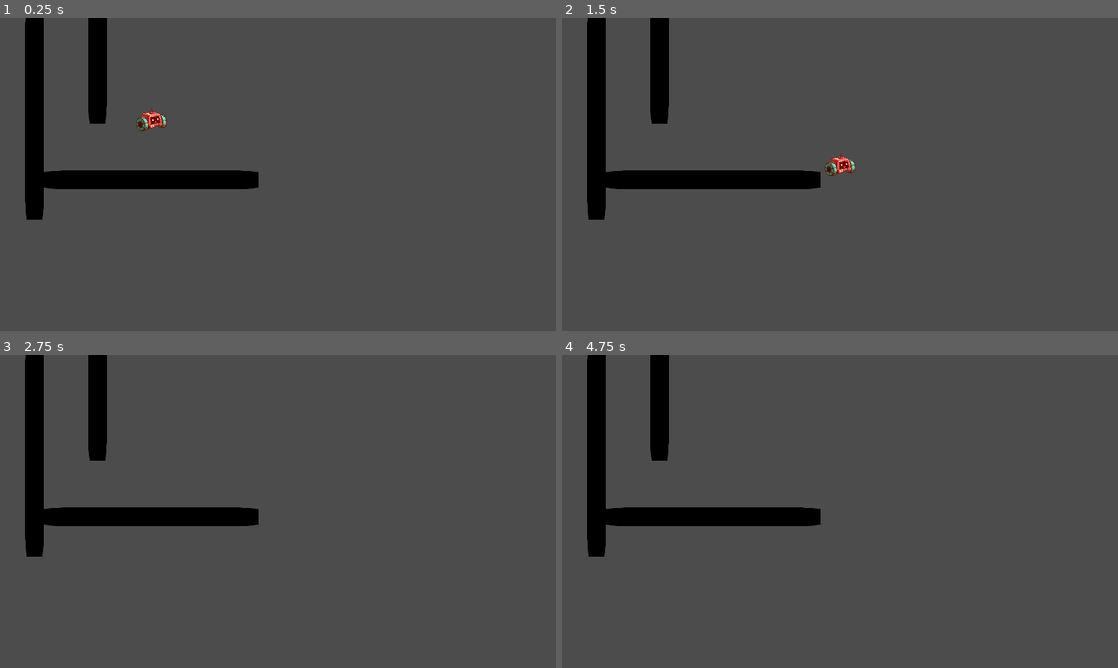
Above: before the commit, frames 1-4 (two rows, left to right).
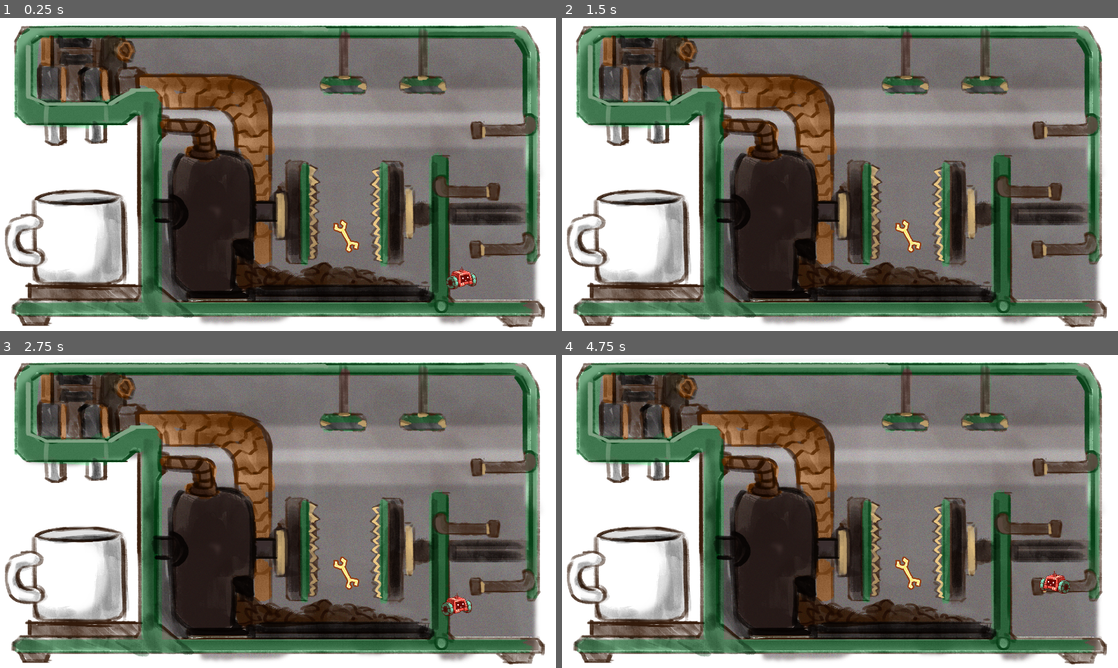
Above: after the commit, the same moments.

Repository: davifoox/coffee-break
Game: Godot game, scene res://scenes/Main.tscn
Same seed, same stepped clock (60 frames per second), same inputs: the game is played once before the commit and once after it. The engine's default icon, where the game draws it, is replaced by a stand-in: a white triangle on a blue panel in a dark square. Sound files missing from this copy of the repository are replaced by a short silence.
Inputs:
- Up to frame 1 (0.25 s): no input
- Up to frame 2 (1.5 s): hold Right (right) from 0.53 s (still down); tap Up (jump) at 0.77 s
- Up to frame 3 (2.75 s): tap Up (jump) at 1.52 s; release Right (right) at 2.03 s; hold Left (left) from 2.03 s (still down)
- Up to frame 4 (4.75 s): release Left (left) at 2.78 s; hold Right (right) 2.78-4.28 s; tap Up (jump) at 3.02, 3.77, 4.52 s; hold Left (left) from 4.28 s (still down)

The runs differ from the first frame. In frame 1, 95% of the frame differs, in the area x 0-100%, y 0-100%; in frame 2, 95%; in frame 3, 95%; in frame 4, 95%.

Commit message:
Add collisions

Diff:
--- a/CoffeeBreak/project.godot
+++ b/CoffeeBreak/project.godot
@@ -23,6 +23,7 @@
 
 window/size/width=1920
 window/size/height=1080
+window/size/fullscreen=true
 window/stretch/mode="2d"
 window/stretch/aspect="keep"
 
--- a/CoffeeBreak/scenes/Main.tscn
+++ b/CoffeeBreak/scenes/Main.tscn
@@ -1,53 +1,71 @@
-[gd_scene load_steps=4 format=2]
+[gd_scene load_steps=10 format=2]
 
 [ext_resource path="res://scenes/Player.tscn" type="PackedScene" id=1]
-[ext_resource path="res://icon.png" type="Texture" id=2]
+[ext_resource path="res://sprites/coffee_machine01.png" type="Texture" id=3]
 
 [sub_resource type="RectangleShape2D" id=1]
-extents = Vector2( 395.024, 36.9119 )
+extents = Vector2( 902.47, 19.3541 )
+
+[sub_resource type="RectangleShape2D" id=2]
+extents = Vector2( 29.4952, 257.153 )
+
+[sub_resource type="RectangleShape2D" id=3]
+extents = Vector2( 18.1154, 424.783 )
+
+[sub_resource type="RectangleShape2D" id=4]
+extents = Vector2( 893.556, 17.117 )
+
+[sub_resource type="RectangleShape2D" id=5]
+extents = Vector2( 23.4063, 164.539 )
+
+[sub_resource type="RectangleShape2D" id=6]
+extents = Vector2( 164.576, 32.9462 )
+
+[sub_resource type="RectangleShape2D" id=7]
+extents = Vector2( 35.3752, 397.109 )
 
 [node name="Main" type="Node"]
 
 [node name="Player" parent="." instance=ExtResource( 1 )]
-position = Vector2( 523.186, 267.097 )
+position = Vector2( 1593.77, 813.247 )
 
-[node name="StaticBody2D" type="StaticBody2D" parent="."]
-position = Vector2( 183.907, 536.371 )
+[node name="Walls" type="StaticBody2D" parent="."]
+position = Vector2( 960, 1001.57 )
+__meta__ = {
+"_edit_lock_": true
+}
 
-[node name="CollisionShape2D" type="CollisionShape2D" parent="StaticBody2D"]
-position = Vector2( 331.217, 27.075 )
+[node name="CollisionShape2D1" type="CollisionShape2D" parent="Walls"]
 shape = SubResource( 1 )
 
-[node name="Sprite" type="Sprite" parent="StaticBody2D"]
-modulate = Color( 0, 0, 0, 1 )
-position = Vector2( 337.986, 22.3304 )
-scale = Vector2( 11.5621, 1.01033 )
-texture = ExtResource( 2 )
+[node name="CollisionShape2D2" type="CollisionShape2D" parent="Walls"]
+position = Vector2( 559.455, -267.17 )
+shape = SubResource( 2 )
 
-[node name="StaticBody2D3" type="StaticBody2D" parent="."]
-position = Vector2( 314.181, 332.609 )
-rotation = -1.5708
+[node name="CollisionShape2D3" type="CollisionShape2D" parent="Walls"]
+position = Vector2( 881.035, -577.14 )
+shape = SubResource( 3 )
 
-[node name="CollisionShape2D" type="CollisionShape2D" parent="StaticBody2D3"]
-position = Vector2( 331.217, 27.075 )
-shape = SubResource( 1 )
+[node name="CollisionShape2D4" type="CollisionShape2D" parent="Walls"]
+position = Vector2( -11.3876, -950.591 )
+shape = SubResource( 4 )
 
-[node name="Sprite" type="Sprite" parent="StaticBody2D3"]
-modulate = Color( 0, 0, 0, 1 )
-position = Vector2( 337.986, 22.3304 )
-scale = Vector2( 11.5621, 1.01033 )
-texture = ExtResource( 2 )
+[node name="CollisionShape2D5" type="CollisionShape2D" parent="Walls"]
+position = Vector2( -868.45, -792.27 )
+shape = SubResource( 5 )
 
-[node name="StaticBody2D2" type="StaticBody2D" parent="."]
-position = Vector2( 141.649, -12.2567 )
-rotation = 1.5708
+[node name="CollisionShape2D6" type="CollisionShape2D" parent="Walls"]
+position = Vector2( -685.528, -676.669 )
+shape = SubResource( 6 )
 
-[node name="CollisionShape2D" type="CollisionShape2D" parent="StaticBody2D2"]
-position = Vector2( 331.217, 27.075 )
-shape = SubResource( 1 )
+[node name="CollisionShape2D" type="CollisionShape2D" parent="Walls"]
+position = Vector2( -440.928, -332.366 )
+shape = SubResource( 7 )
 
-[node name="Sprite" type="Sprite" parent="StaticBody2D2"]
-modulate = Color( 0, 0, 0, 1 )
-position = Vector2( 337.986, 22.3304 )
-scale = Vector2( 11.5621, 1.01033 )
-texture = ExtResource( 2 )
+[node name="LevelBGSprite" type="Sprite" parent="."]
+z_index = -1
+texture = ExtResource( 3 )
+centered = false
+__meta__ = {
+"_edit_lock_": true
+}
Binary file added: CoffeeBreak/sprites/coffee_machine01.png
Not shown, added: CoffeeBreak/sprites/coffee_machine01.png.import
